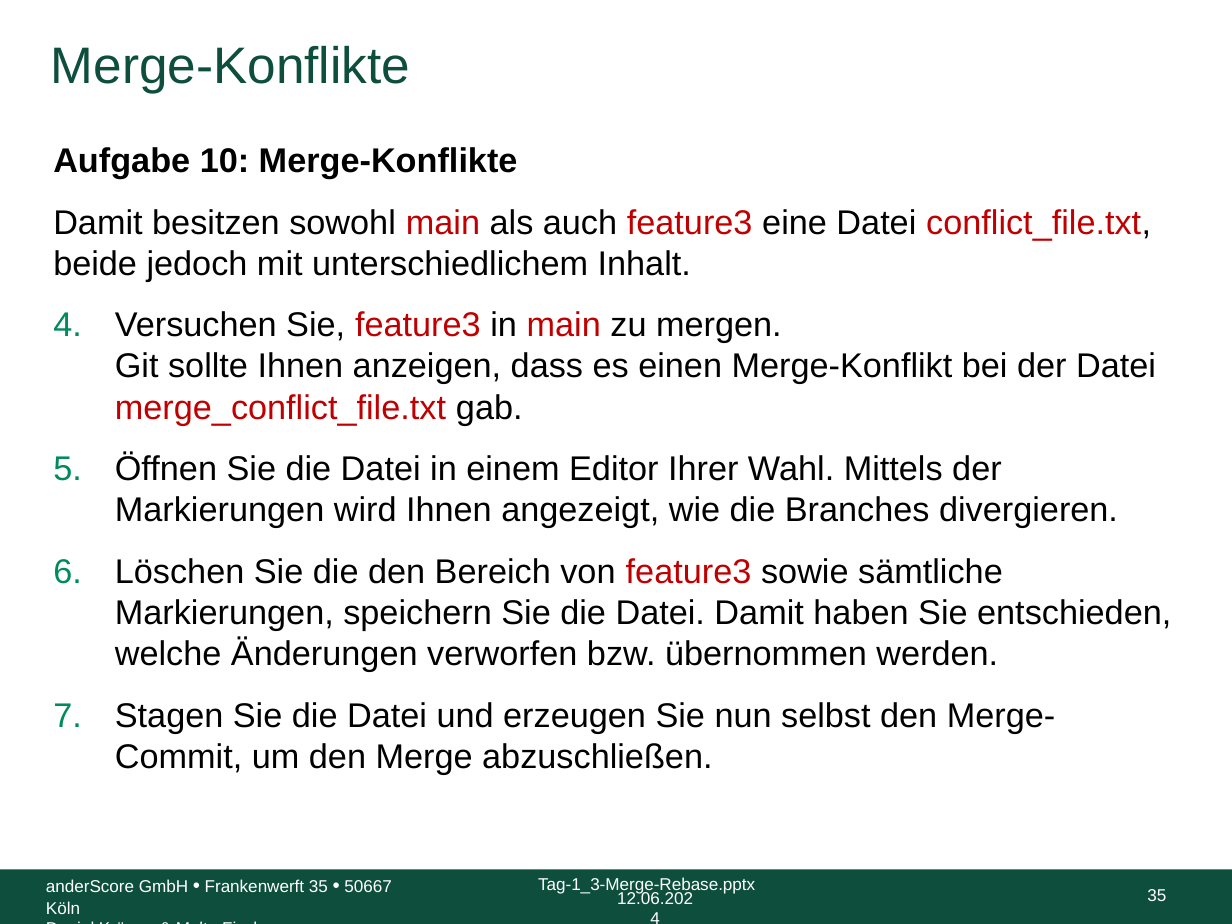
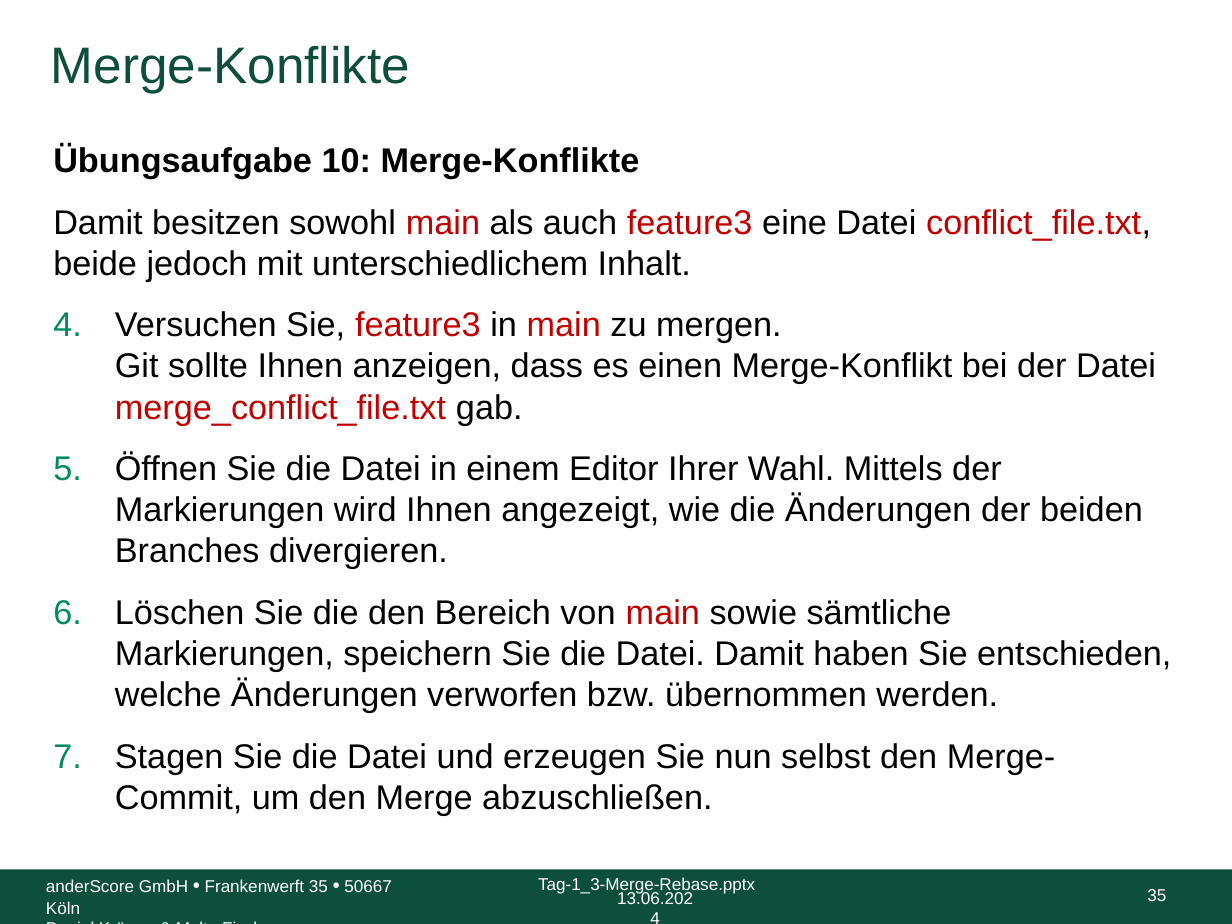
Before and after one commit to anderscore-gmbh/gitlab, a slide deck: slide 35 of slides/Tag-1_3-Merge-Rebase.pptx. Drawn at 1232x924 pixels with LibreOffice and Linux fonts; fonts in the diff are those of the drawing; background and template pictures are left out. Boxes give left, top, right and bottom in pixels: in the first picture for what was removed or moved away, otherwise in the second. Text is boxed around its words. In the diff, an @@ line names an element or a change of style, - is before the commit and + after.

```diff
--- a/slides/Tag-1_3-Merge-Rebase.pptx
+++ b/slides/Tag-1_3-Merge-Rebase.pptx
@@ text at [53, 145, 640, 179]: text changed @@
-Aufgabe 10: Merge-Konflikte
+Übungsaufgabe 10: Merge-Konflikte
@@ text at [115, 453, 1171, 713]: text changed @@
-5. Öffnen Sie die Datei in einem Editor Ihrer Wahl. Mittels der Markierungen wird Ihnen angezeigt, wie die Branches divergieren.
-6. Löschen Sie die den Bereich von feature3 sowie sämtliche Markierungen, speichern Sie die Datei. Damit haben Sie entschieden, welche Änderungen verworfen bzw. übernommen werden.
+5. Öffnen Sie die Datei in einem Editor Ihrer Wahl. Mittels der Markierungen wird Ihnen angezeigt, wie die Änderungen der beiden Branches divergieren.
+6. Löschen Sie die den Bereich von main sowie sämtliche Markierungen, speichern Sie die Datei. Damit haben Sie entschieden, welche Änderungen verworfen bzw. übernommen werden.
@@ text at [617, 890, 693, 904]: text changed @@
-12.06.2024
+13.06.2024
```
Also in this commit, not shown: 117 other slides changed, 1 other file.
